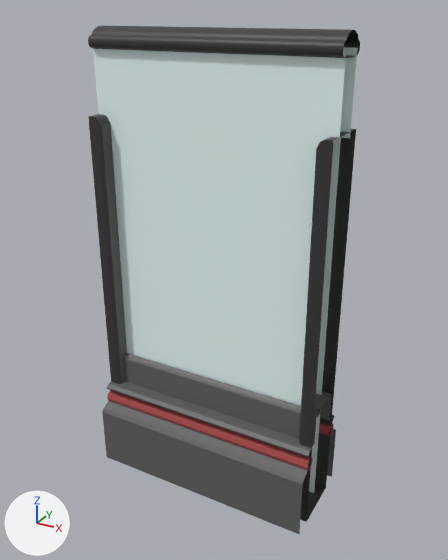
Renders of the FBX model Assets/Models/ModularParts/Decor/BarrierHalf.fbx from each side of a commit.
One viewpoint serves both versions: a camera (50 mm lens) standing at (0.0355, -0.0435, 0.0426) and looking at (0.0113, 0.0004, 0.0206). Every picture has the same lights, and +X, +Y and +Z are marked at lower left. Where no turn or scale is listed for an object, it has been applied to the vertices.

Before the edit, the objects in view are built like this:
```python
ob_base = bpy.data.objects.new('Base', me_mesh)
ob_base.location = (0.02409, -0.00162, 0.05745)
ob_basetrim = bpy.data.objects.new('BaseTrim', me_mesh_006)
ob_basetrim.location = (0.00643, -0.00303, 0.00415)
ob_glass = bpy.data.objects.new('Glass', me_mesh_003)
ob_glass.location = (0.00643, 0.0, 0.02)
ob_glowrod = bpy.data.objects.new('GlowRod', me_mesh_004)
ob_glowrod.location = (0.00644, -0.00008, 0.00669)
ob_handtrim = bpy.data.objects.new('HandTrim', me_mesh_005)
ob_handtrim.location = (0.00643, 0.0, 0.0)
ob_polysurface34 = bpy.data.objects.new('polySurface34', me_mesh_002)
ob_polysurface34.location = (0.00643, 0.0, 0.0)
# also in view: 'polySurface33' at (0.0006, 0.0, 0.0171)
```
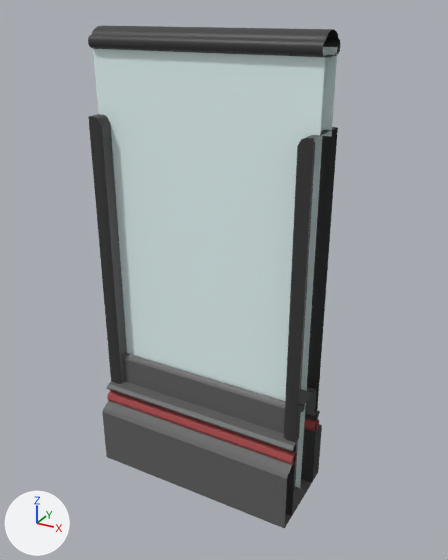
Location of each change, (x1, y1, x2, y2) in pixels of the pictures (448 x 560 px; the box of a moved part takes in the faces that stretch with it):
'Glass', mesh rescaled (7% narrower)
    before: (93, 47, 357, 493)
    after: (93, 47, 338, 488)
'polySurface34', moved
    before: (299, 129, 356, 522)
    after: (284, 127, 338, 516)
'BaseTrim', reshaped
    before: (102, 381, 336, 534)
    after: (102, 381, 322, 529)
'HandTrim', mesh rescaled (7% narrower)
    before: (88, 26, 360, 58)
    after: (88, 26, 340, 58)
'GlowRod', mesh rescaled (7% narrower, 6% shorter)
    before: (107, 390, 334, 470)
    after: (107, 390, 319, 465)
part 1 of me_mesh_003, moved or reshaped
    before: (282, 47, 357, 493)
    after: (282, 47, 338, 488)

Edits to the bpy script that builds the scene:
```text
Change me_mesh_003:
    where me_mesh_003.from_pydata(...)  # 20 vertices, 8 faces; spans x -0.0064..0.015, y -0.0012..0.0012, z -0.02..0.02
    used by ob_glass; location = (0.00643, 0.0, 0.02)
    me_mesh_003 part 1: the whole mesh is scaled about its middle by (0.93, 1, 1), then moved by (-0.0007, 0.0, 0.0)
Change me_mesh_004:
    where me_mesh_004.from_pydata(...)  # 32 vertices, 16 faces; spans x -0.0064..0.015, y -0.0032..0.0034, z -0.0006..0.0006
    used by ob_glowrod; location = (0.00644, -0.00008, 0.00669)
    me_mesh_004 part 3: the whole mesh is scaled about its middle by (0.933, 1, 1), then moved by (-0.0007, 0.0, 0.0)
Change me_mesh_005:
    where me_mesh_005.from_pydata(...)  # 68 vertices, 34 faces; spans x -0.0064..0.015, y -0.0018..0.0018, z 0.0394..0.0412
    used by ob_handtrim; location = (0.00643, 0.0, 0.0)
    me_mesh_005 part 2: the whole mesh is scaled about its middle by (0.933, 1, 1), then moved by (-0.0007, 0.0, 0.0)
Change me_mesh_006:
    used by ob_basetrim; location = (0.00643, -0.00303, 0.00415)
    remove me_mesh_006.from_pydata(...)  # 44 vertices, 20 faces; spans x -0.0064..0.015, y -0.0012..0.0072, z -0.0041..0.0041
    add me_mesh_006.from_pydata(...)  # 48 vertices, 22 faces; spans x -0.0064..0.0136, y -0.0012..0.0072, z -0.0041..0.0041
    me_mesh_006 part 4: 22 vertices moved from x 0.015, y -0.0012..0.0072, z -0.0041..0.0041 to x 0.0136, y -0.0012..0.0072, z -0.0041..0.0041; 4 vertices added at x -0.0064..0.0136, y 0.003, z -0.0041
Change me_mesh_002:
    where me_mesh_002.from_pydata(...)  # 16 vertices, 13 faces; spans x 0.0138..0.015, y -0.0025..0.0025, z 0.0..0.0342
    used by ob_polysurface34; location = (0.00643, 0.0, 0.0)
    me_mesh_002 part 5: the whole mesh is moved by (-0.015, 0.0, 0.0)
Change ob_polysurface34:
    ob_polysurface34.location: (0.00643, 0.0, 0.0) -> (0.02, 0.0, 0.0)
```
